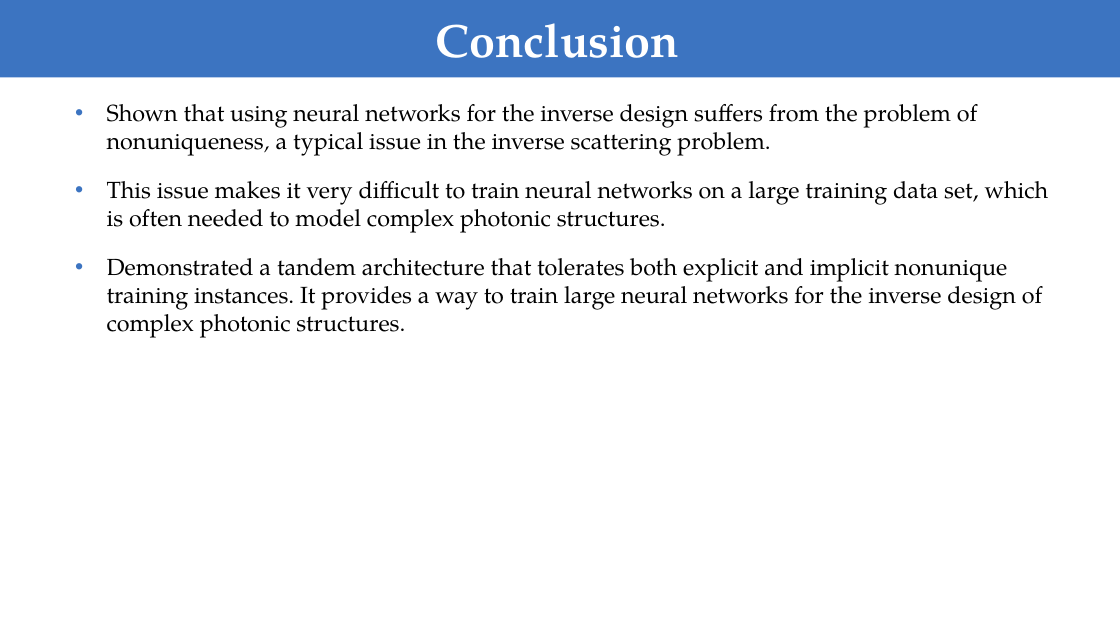
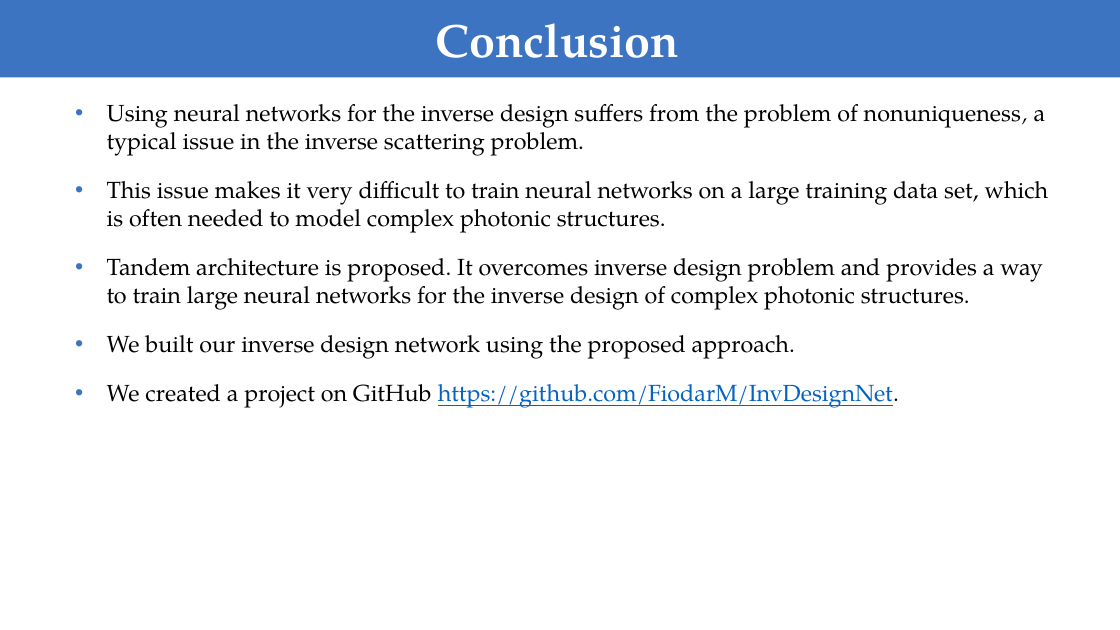
Before and after one commit to FiodarM/InvDesignNet, a slide deck: slide 22 of Training Deep Neural Networks for the Inverse Design of Nanophotonic Structures.pptx (slide 17 before the commit). Drawn at 1120x630 pixels with LibreOffice and Linux fonts; fonts in the diff are those of the drawing. Boxes give left, top, right and bottom in pixels: in the first picture for what was removed or moved away, otherwise in the second. Text is boxed around its words. In the diff, an @@ line names an element or a change of style, - is before the commit and + after.

```diff
--- a/Training Deep Neural Networks for the Inverse Design of Nanophotonic Structures.pptx
+++ b/Training Deep Neural Networks for the Inverse Design of Nanophotonic Structures.pptx
@@ text at bbox=[107, 104, 1046, 156]: text changed @@
-• Shown that using neural networks for the inverse design suffers from the problem of nonuniqueness, a typical issue in the inverse scattering problem.
+• Using neural networks for the inverse design suffers from the problem of nonuniqueness, a typical issue in the inverse scattering problem.
@@ text at bbox=[107, 258, 1043, 408]: text changed @@
-• Demonstrated a tandem architecture that tolerates both explicit and implicit nonunique training instances. It provides a way to train large neural networks for the inverse design of complex photonic structures.
+• Tandem architecture is proposed. It overcomes inverse design problem and provides a way to train large neural networks for the inverse design of complex photonic structures.
+• We built our inverse design network using the proposed approach.
+• We created a project on GitHub https://github.com/FiodarM/InvDesignNet.
```
Also in this commit, not shown: 11 other slides changed, 1 slide added.
